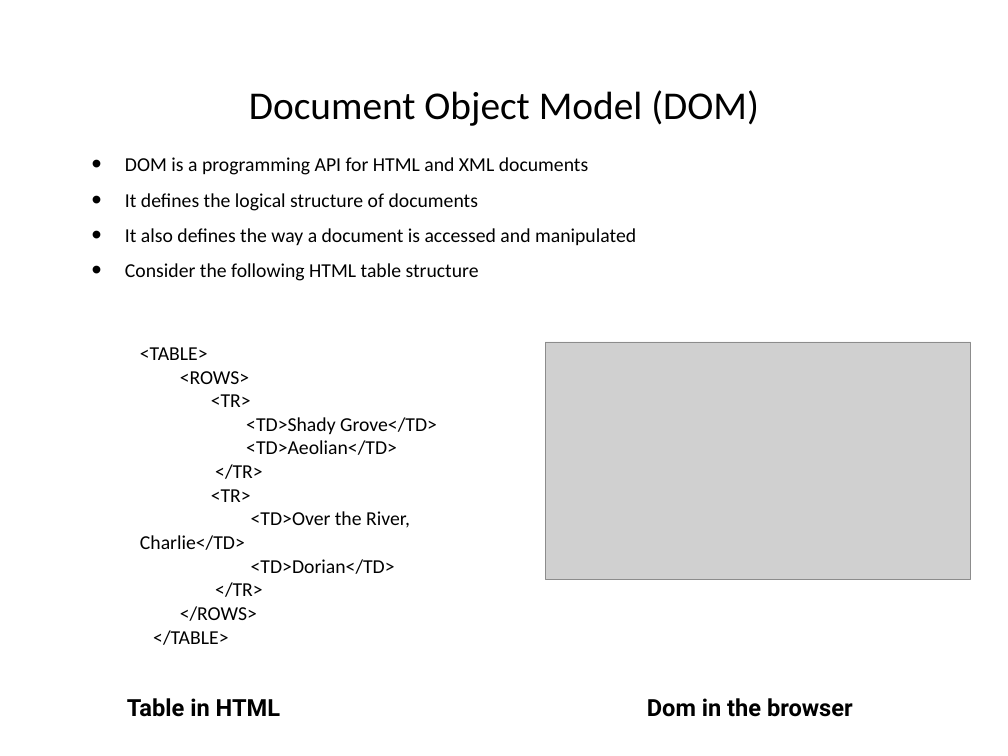
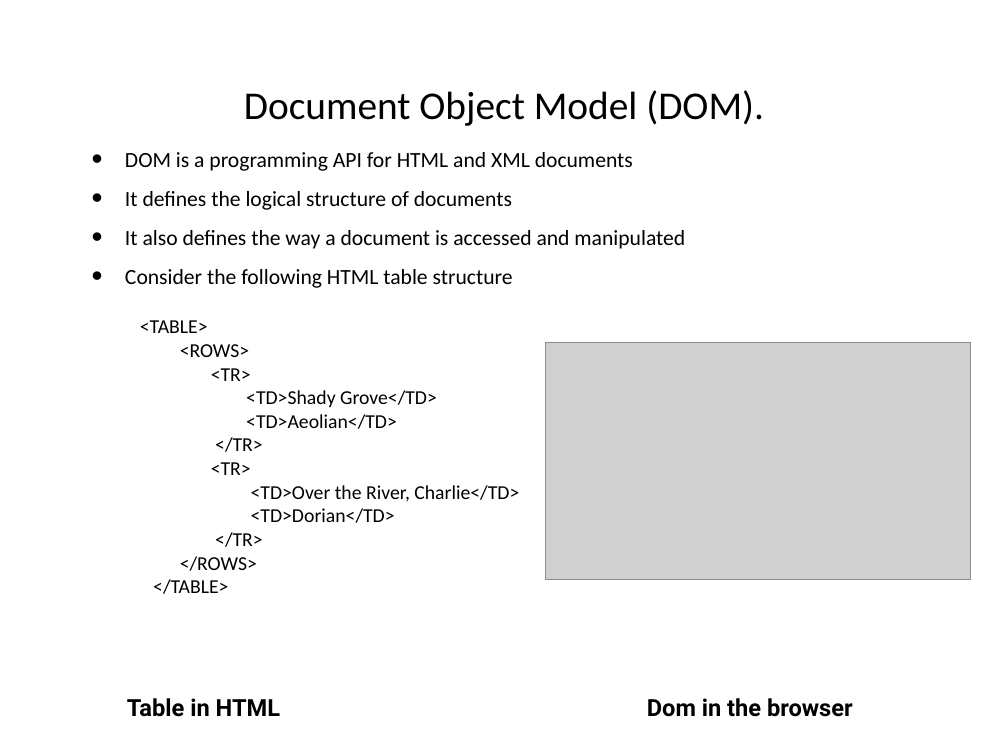
Before and after one commit to hogeschool/Development--Web, a slide deck: slide 12 of Lesson4/lesson4.pptx (slide 4 before the commit). Drawn at 1008x756 pixels with LibreOffice and Linux fonts; fonts in the diff are those of the drawing; grey boxes stand for pictures. Boxes give left, top, right and bottom in pixels: in the first picture for what was removed or moved away, otherwise in the second. Text is boxed around its words. In the diff, an @@ line names an element or a change of style, - is before the commit and + after.

```diff
--- a/Lesson4/lesson4.pptx
+++ b/Lesson4/lesson4.pptx
@@ title at box(244, 90, 764, 126): text changed @@
-Document Object Model (DOM)
+Document Object Model (DOM).
@@ text "DOM is a programming API ..." at box(125, 152, 685, 288): size 20 to 22 pt @@
@@ text "<TABLE>" rewrapped from box(140, 347, 437, 645) to box(140, 320, 519, 594) @@
```
Also in this commit, not shown: 37 other slides changed, 8 slides added.
